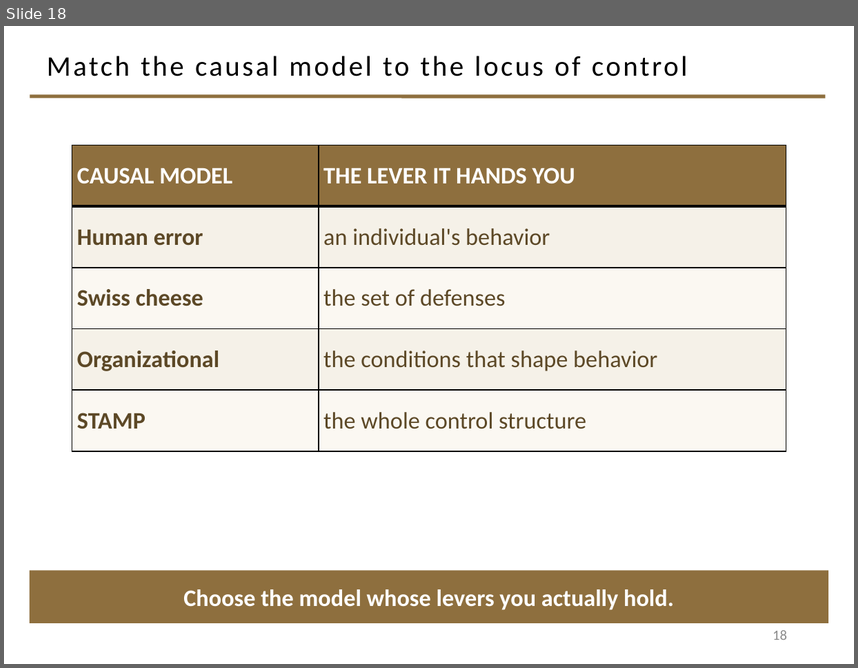
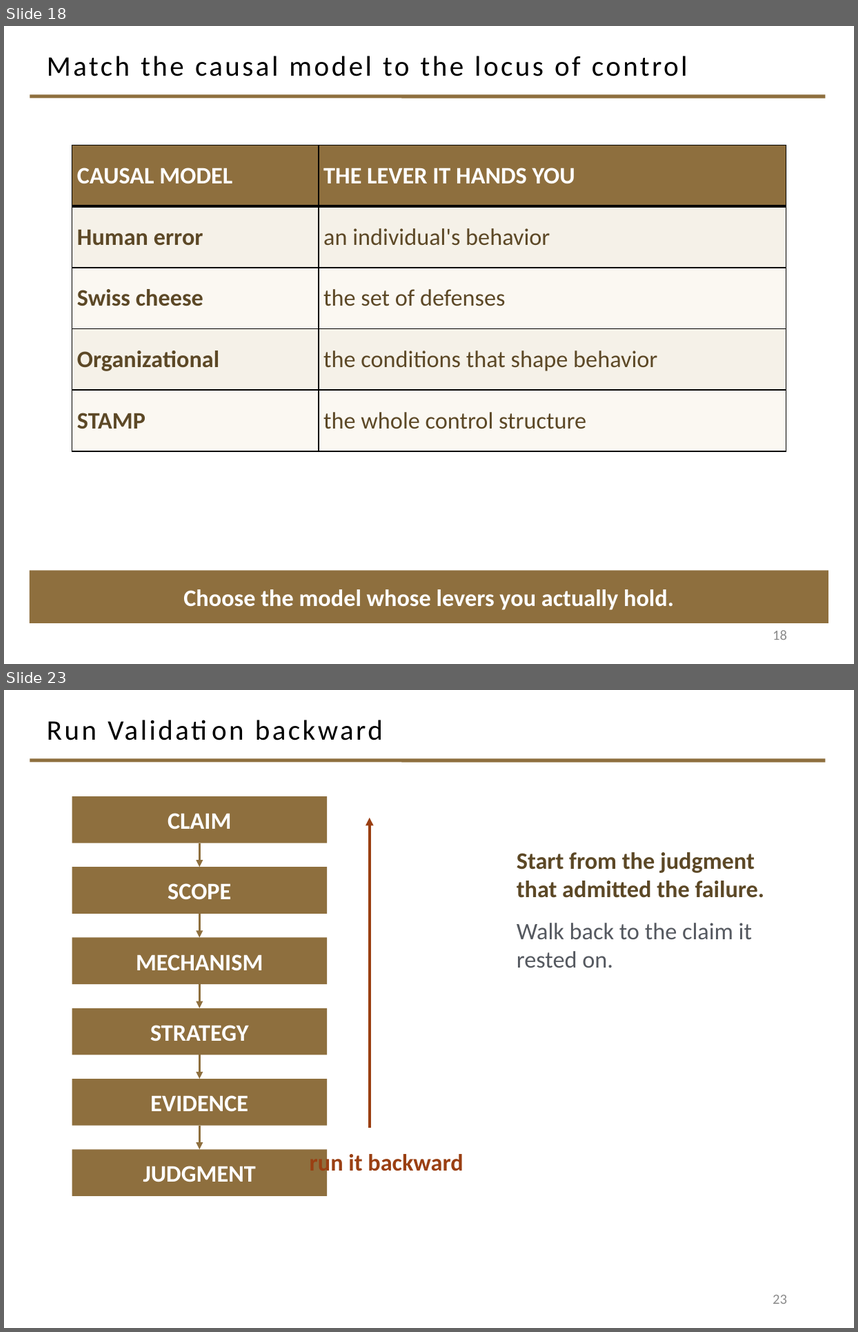
Before and after one commit to davisjam/model-based-agentic-software-engineering, a slide deck: course/lectures/act-2-delegation-and-control/04-failure-aware-engineering/2-4-Failure-Aware-Engineering.pptx. Shown one above the other, each under a label of ours: slide 18 before the commit, slides 18 and 23 after it; the slides between them are not shown. The pictures are 858x668 and 858x1332 pixels, drawn with LibreOffice and Linux fonts; fonts in the diff are those of the drawing; background and template pictures are left out. Boxes give left, top, right and bottom in pixels: in the first picture for what was removed or moved away, otherwise in the second. Text is boxed around its words. In the diff, an @@ line names an element or a change of style, - is before the commit and + after.

Commit message:
deck 2-4: movement 3 — diagnose the failure + convert to engineering knowledge (slides 19-30)

```diff
--- a/course/lectures/act-2-delegation-and-control/04-failure-aware-engineering/2-4-Failure-Aware-Engineering.pptx
+++ b/course/lectures/act-2-delegation-and-control/04-failure-aware-engineering/2-4-Failure-Aware-Engineering.pptx
@@ slide 23 added at <box>4,690,854,1328</box>, background #FFFFFF; not listed: 1 template element that a slide beside it also shows @@
@@ title added at <box>47,720,383,740</box>, 24 pt, text #000000 @@
+Run Validation backward
@@ rectangle added at <box>72,796,327,843</box>, fill #8E6F3E, 20 pt, text #FFFFFF, bold @@
+CLAIM
@@ arrow added from (370, 1127) to (370, 818), #9A3F12 2.25 pt @@
@@ arrow added from (199, 843) to (199, 867), #8E6F3E 1.5 pt @@
@@ text added at <box>517,852,765,967</box>, 20 pt, text #5C4826, bold @@
+Start from the judgment that admitted the failure.
+Walk back to the claim it rested on.
@@ rectangle added at <box>72,867,327,914</box>, fill #8E6F3E, 20 pt, text #FFFFFF, bold @@
+SCOPE
@@ arrow added from (199, 914) to (199, 938), #8E6F3E 1.5 pt @@
@@ rectangle added at <box>72,938,327,984</box>, fill #8E6F3E, 20 pt, text #FFFFFF, bold @@
+MECHANISM
@@ arrow added from (199, 984) to (199, 1008), #8E6F3E 1.5 pt @@
@@ rectangle added at <box>72,1008,327,1055</box>, fill #8E6F3E, 20 pt, text #FFFFFF, bold @@
+STRATEGY
@@ arrow added from (199, 1055) to (199, 1078), #8E6F3E 1.5 pt @@
@@ rectangle added at <box>72,1078,327,1125</box>, fill #8E6F3E, 20 pt, text #FFFFFF, bold @@
+EVIDENCE
@@ arrow added from (199, 1125) to (199, 1149), #8E6F3E 1.5 pt @@
@@ rectangle added at <box>72,1149,327,1196</box>, fill #8E6F3E, 20 pt, text #FFFFFF, bold @@
+JUDGMENT
@@ text added at <box>310,1151,463,1176</box>, 20 pt, text #9A3F12, bold @@
+run it backward
@@ page number added at <box>773,1294,787,1303</box>, 12 pt, text #8C8C8C @@
+23
```
Also in this commit, not shown: 11 other slides added.
